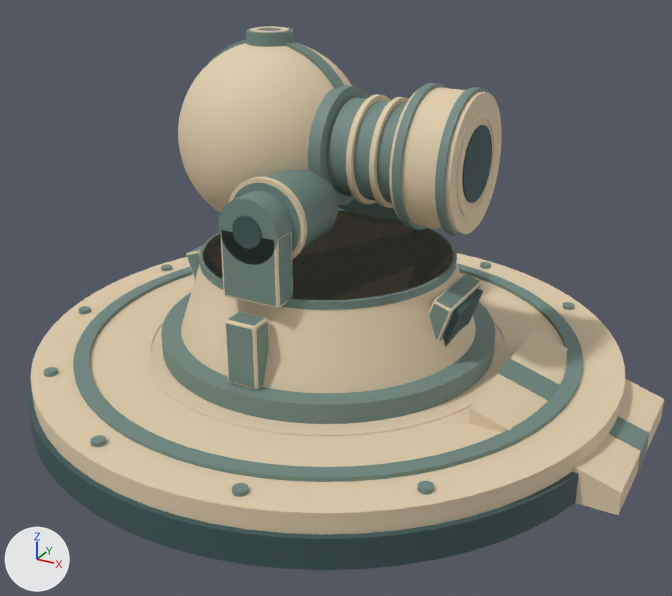
Before and after pictures for a commit that changed the glTF model assets/kit/labkit/Relay_Cannon_v4.glb.
Before and after are seen from a 50 mm camera at (6.53, -11.63, 7.29) aimed at (0.36, -0.42, 1.69). Arrows for +X, +Y and +Z are at lower left; the lights stay in place. The older version comes first. Where no turn or scale is listed for an object, it has been applied to the vertices. Vertices at exactly the same position are counted once.

In view in the first picture: 'Head', 'Relay_Cannon_v4'.
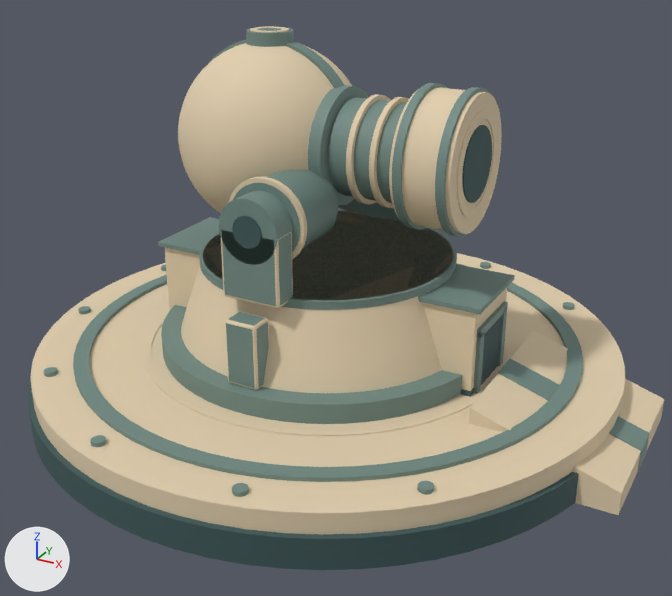
Changed parts and their boxes (x1, y1, x2, y2) in the pictures (672 x 596 px):
part 1 of me_relay_cannon_v4, added (beige)
    after: (422, 288, 507, 391)
part 2 of me_relay_cannon_v4, added (beige)
    after: (164, 247, 200, 311)
part 3 of me_relay_cannon_v4, added
    after: (418, 264, 515, 315)
part 4 of me_relay_cannon_v4, added
    after: (473, 330, 485, 394)
part 5 of me_relay_cannon_v4, added
    after: (498, 307, 507, 366)
part 6 of me_relay_cannon_v4, added
    after: (477, 301, 508, 338)
part 7 of me_relay_cannon_v4, added
    after: (158, 217, 219, 255)
part 8 of me_relay_cannon_v4, added
    after: (461, 388, 474, 397)
part 9 of me_relay_cannon_v4, added
    after: (481, 316, 502, 385)
part 10 of me_relay_cannon_v4, deleted
    before: (429, 273, 482, 343)
part 11 of me_relay_cannon_v4, deleted
    before: (186, 245, 203, 280)
part 12 of me_relay_cannon_v4, deleted
    before: (443, 288, 483, 346)

The change, as a list of edits to the scene's bpy script:
```text
Change me_relay_cannon_v4:
    used by ob_relay_cannon_v4; location = (0.0, 0.0, 0.0)
    remove me_relay_cannon_v4.from_pydata(...)  # 2320 vertices, 4524 faces; spans x -4.62..4.98, y -4.62..4.62, z 0.0..3.66
    add me_relay_cannon_v4.from_pydata(...)  # 2224 vertices, 4292 faces; spans x -4.62..4.98, y -4.62..4.62, z 0.0..3.66
    me_relay_cannon_v4 part 1: a new loose piece, a box spanning x 1.8..2.65, y -0.65..0.65, z 0.75..2.05, in mat_os_shell (beige #e2cfae)
    me_relay_cannon_v4 part 2: a new loose piece, a box spanning x -2.65..-1.8, y -0.65..0.65, z 0.75..2.05, in mat_os_shell (beige #e2cfae)
    me_relay_cannon_v4 part 3: a new loose piece, a box spanning x 1.8..2.73, y -0.7..0.7, z 2.05..2.12, in mat_os_detail (greyish green #718a83)
    me_relay_cannon_v4 part 4: a new loose piece, a box spanning x 2.65..2.71, y -0.54..-0.4, z 0.75..1.69, in mat_os_detail (greyish green #718a83)
    me_relay_cannon_v4 part 5: a new loose piece, a box spanning x 2.65..2.71, y 0.4..0.54, z 0.75..1.69, in mat_os_detail (greyish green #718a83)
    me_relay_cannon_v4 part 6: a new loose piece, a box spanning x 2.65..2.71, y -0.54..0.54, z 1.63..1.75, in mat_os_detail (greyish green #718a83)
    me_relay_cannon_v4 part 7: a new loose piece, a box spanning x -2.73..-1.8, y -0.7..0.7, z 2.05..2.12, in mat_os_detail (greyish green #718a83)
    me_relay_cannon_v4 part 8: a new loose piece, a box spanning x 1.81..2.66, y -0.665..0.665, z 0.75..0.83, in mat_os_dark (dark cyan #3d5758)
    me_relay_cannon_v4 part 9: a new loose piece, a box spanning x 2.64..2.68, y -0.4..0.4, z 0.755..1.605, in mat_os_dark (dark cyan #3d5758)
    me_relay_cannon_v4 part 10: the loose piece of 96 vertices spanning x 1.72..2.28, y -0.6..0.6, z 1.12..2.06 is deleted
    me_relay_cannon_v4 part 11: the loose piece of 96 vertices spanning x -2.28..-1.72, y -0.6..0.6, z 1.12..2.06 is deleted
    me_relay_cannon_v4 part 12: the loose piece of 8 vertices spanning x 1.84..2.36, y -0.45..0.45, z 1.2..1.98 is deleted
    other edits to the shape of me_relay_cannon_v4 do not show in these pictures
```
